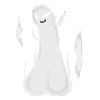
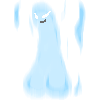
Before/after of a 100 x 100 layered artwork. What changed in the layer stack:
showed "outline 2", opacity 70% → 90%, painted on it over (14, 0, 86, 100)
showed "see through 2", opacity 36% → 50%, painted on it over (14, 1, 85, 100)
hid "outline1", opacity 70% → 90%, painted on it over (16, 0, 83, 100)
hid "see through", opacity 36% → 50%, painted on it over (16, 2, 82, 100)
